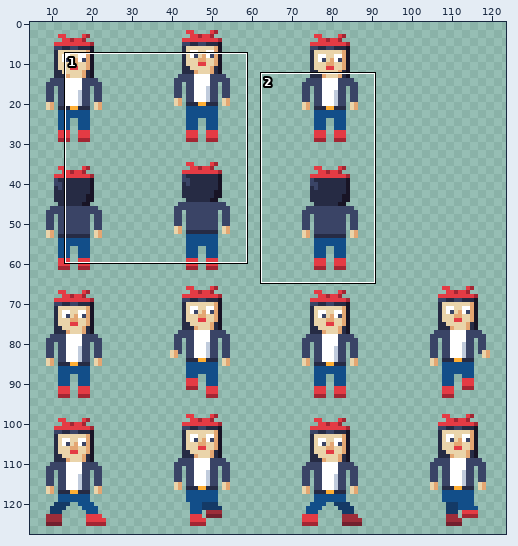
File history of a pixel-art file, assets/textures/characters/raggari_naaras_32.aseprite. Above: a wide view before the commit, with the close-up outlined.
Close-up. Earlier state:
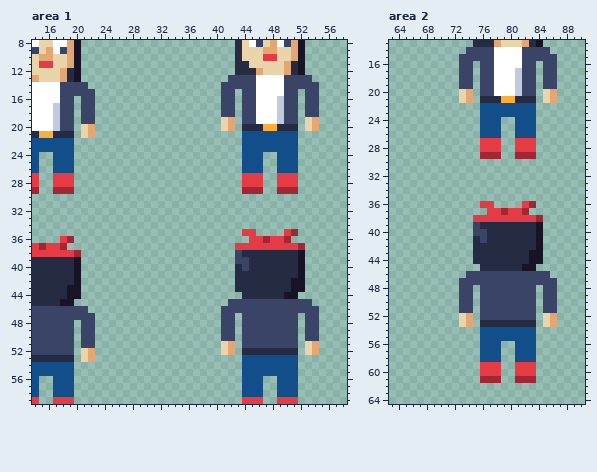
128x128 pixels, 1 frame. Shown: area 1: x 14..58, y 8..59; area 2: x 63..90, y 13..64. The wide view leaves out empty margins. The commit also changed other parts of the picture, which this record leaves out.
The result:
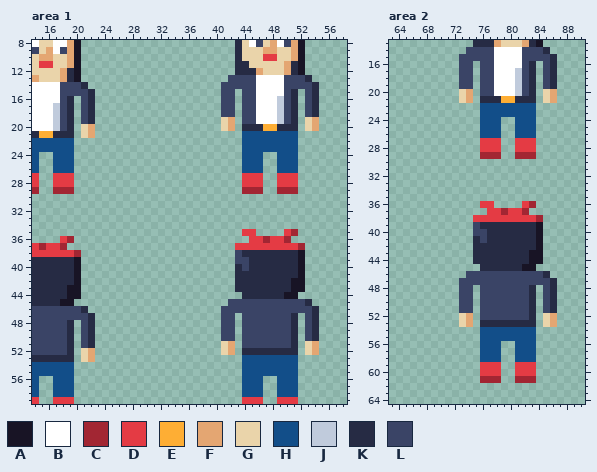
Palette (. is transparent): A #181425  B #ffffff  C #a22633  D #e43b44  E #feae34  F #e4a672  G #ead4aa  H #124e89  J #c0cbdc  K #262b44  L #3a4466
Diff:
--- area 1
@@ x 14..58 @@
 12 GGGGFKA......................KKKFGGGFKA......
-13 FGGGFKA.....................LLLLBBBBLLLL.....
-14 BBBBLLLL...................LLLLLBBBBLLLLL....
-15 BBBBLLLLL..................LL.LLBBBBLL.LL....
-16 BBBBLL.LL..................LL.LLBBBJLL.LL....
-17 BBBJLL.LL..................LL.LLBBBJLL.LL....
-18 BBBJLL.LL..................LL.LLBBBJLL.LL....
-19 BBBJLL.LL..................GF.LLBBBJLL.GF....
-20 BBBJLL.GF..................GF.KKKEEKKK.GF....
+13 FGGGFKA.....................LLLLBBBBLLLK.....
+14 BBBBLLLK...................LLLLLBBBBLLLLK....
+15 BBBBLLLLK..................LL.LLBBBBLK.LK....
+16 BBBBLK.LK..................LL.LLBBBJLK.LK....
+17 BBBJLK.LK..................LL.LLBBBJLK.LK....
+18 BBBJLK.LK..................LL.LLBBBJLK.LK....
+19 BBBJLK.LK..................GF.LLBBBJLK.GF....
+20 BBBJLK.GF..................GF.KKKEEKKK.GF....
 21 KEEKKK.GF.....................HHHHHHHH.......
@@ x 14..58 @@
 44 KKKKKAA.......................KKKKKKAA.......
-45 KKKKAA......................LLLLLLLLLLLL.....
-46 LLLLLLLL...................LLLLLLLLLLLLLL....
-47 LLLLLLLLL..................LL.LLLLLLLL.LL....
-48 LLLLLL.LL..................LL.LLLLLLLL.LL....
-49 LLLLLL.LL..................LL.LLLLLLLL.LL....
-50 LLLLLL.LL..................LL.LLLLLLLL.LL....
-51 LLLLLL.LL..................GF.LLLLLLLL.GF....
-52 LLLLLL.GF..................GF.KKKKKKKK.GF....
+45 KKKKAA......................LLLLLLLLLLLK.....
+46 LLLLLLLK...................LLLLLLLLLLLLLK....
+47 LLLLLLLLK..................LL.LLLLLLLK.LK....
+48 LLLLLK.LK..................LL.LLLLLLLK.LK....
+49 LLLLLK.LK..................LL.LLLLLLLK.LK....
+50 LLLLLK.LK..................LL.LLLLLLLK.LK....
+51 LLLLLK.LK..................GF.LLLLLLLK.GF....
+52 LLLLLK.GF..................GF.KKKKKKKK.GF....
 53 KKKKKK.GF.....................HHHHHHHH.......
--- area 2
@@ x 81..88 @@
 13 GFKA....
-14 BLLLL...
-15 BLLLLL..
-16 BLL.LL..
-17 JLL.LL..
-18 JLL.LL..
-19 JLL.LL..
-20 JLL.GF..
+14 BLLLK...
+15 BLLLLK..
+16 BLK.LK..
+17 JLK.LK..
+18 JLK.LK..
+19 JLK.LK..
+20 JLK.GF..
 21 KKK.GF..
@@ x 81..88 @@
 45 KAA.....
-46 LLLLL...
-47 LLLLLL..
-48 LLL.LL..
-49 LLL.LL..
-50 LLL.LL..
-51 LLL.LL..
-52 LLL.GF..
+46 LLLLK...
+47 LLLLLK..
+48 LLK.LK..
+49 LLK.LK..
+50 LLK.LK..
+51 LLK.LK..
+52 LLK.GF..
 53 KKK.GF..
